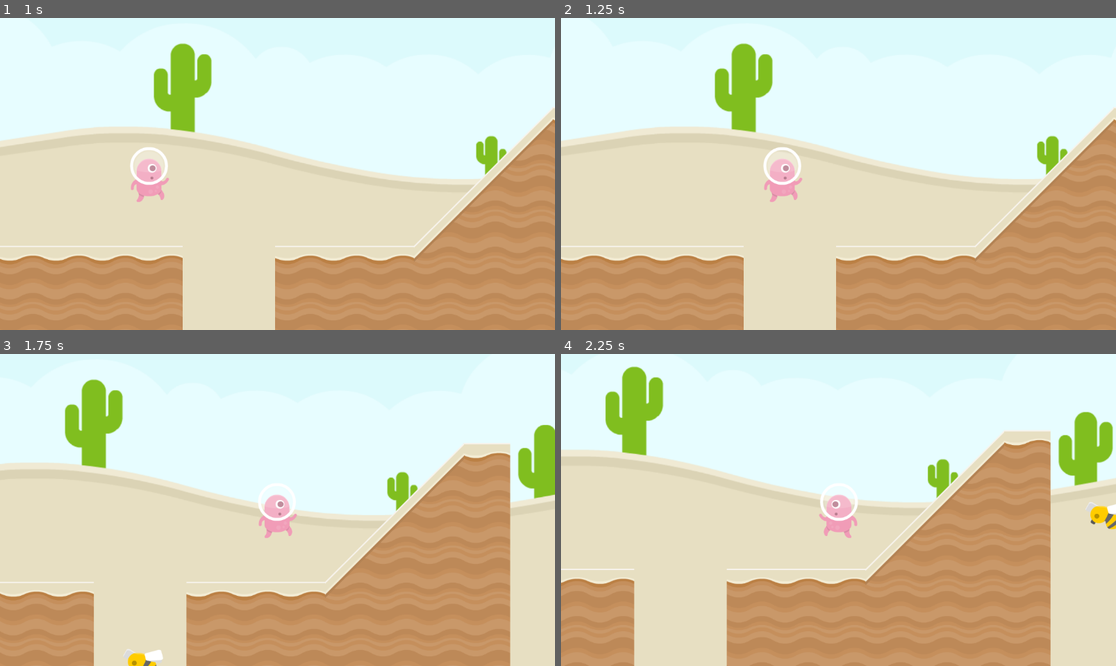
Above: before the commit, frames 1-4 (two rows, left to right).
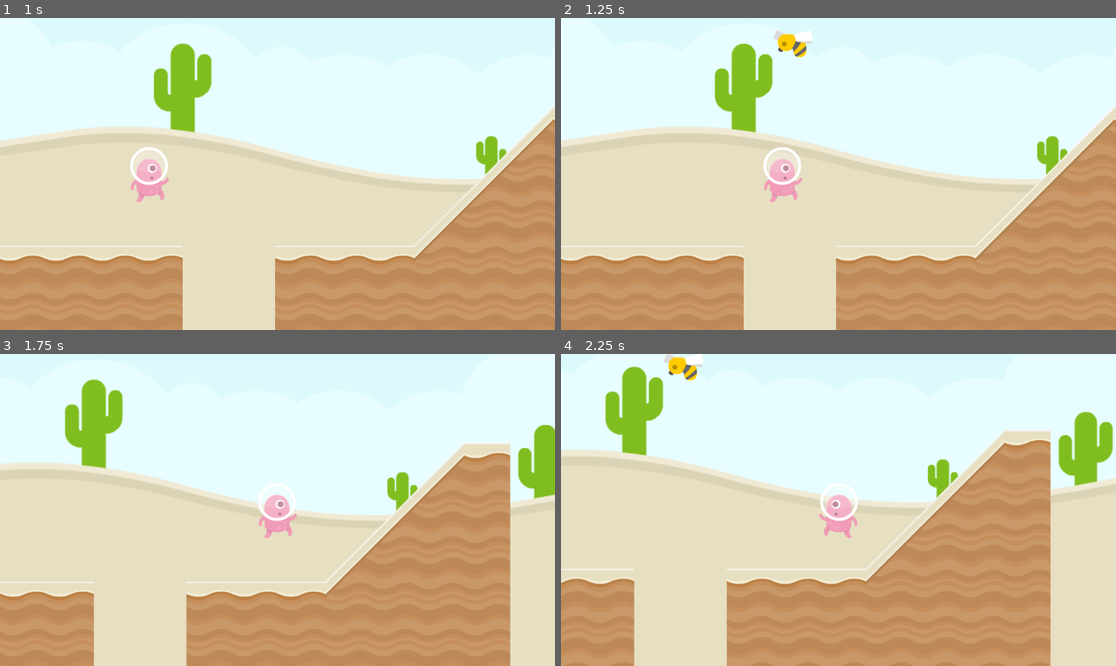
Above: after the commit, the same moments.

Repository: mmalkindi/gamedev-tutorial04
Game: Godot game, scene res://scenes/Level2.tscn
Same seed, same stepped clock (60 frames per second), same inputs: the game is played once before the commit and once after it. This scene is started directly instead of the project's main scene.
Inputs (mouse positions are in pixels of both pictures, inside the frame that each line leads up to):
- Up to frame 1 (1 s): move the mouse to (249, 236) at 0.52 s; press the mouse at (249, 236) at 0.53 s; hold Right (right) from 0.53 s (still down); tap Space (jump) at 0.77 s
- Up to frame 2 (1.25 s): keep holding Right (right)
- Up to frame 3 (1.75 s): keep holding Right (right); move the mouse to (444, 556) at 1.27 s; release the mouse at (444, 556) at 1.28 s; click (444, 556) at 1.35 s; tap Space (jump) at 1.52 s
- Up to frame 4 (2.25 s): move the mouse to (672, 463) at 2.02 s; release Right (right) at 2.03 s; press the mouse at (672, 463) at 2.03 s; hold A (left) from 2.03 s (still down)

Frame 1 is identical in both runs. In frame 2, 0.4% of the frame differs, in the area x 38-46%, y 4-13%; in frame 3, 0.3%; in frame 4, 0.7%, in the area x 18-100%, y 0-57%.

Commit message:
fix linter

Diff:
--- a/scenes/fish.gd
+++ b/scenes/fish.gd
@@ -1,10 +1,10 @@
 extends RigidBody2D
 
-@export var sceneName = "LoseScreen"
+@export var change_to_scene = "LoseScreen"
 
 
 func _on_body_entered(body: Node) -> void:
 	if body.get_name() == "Player":
-		get_tree().change_scene_to_file(str("res://scenes/" + sceneName + ".tscn"))
+		get_tree().change_scene_to_file(str("res://scenes/" + change_to_scene + ".tscn"))
 	else:
 		self.queue_free()
--- a/scenes/spawner.gd
+++ b/scenes/spawner.gd
@@ -1,10 +1,9 @@
 extends Node2D
 
 @export var obstacle: PackedScene
-@export var spawnRange: float = 0
-@export var minInterval: float = 1
-@export var maxInterval: float = 1
-var rng = RandomNumberGenerator.new()
+@export var spawn_range: float = 0
+@export var min_interval: float = 1
+@export var max_interval: float = 1
 
 
 func _ready():
@@ -16,12 +15,12 @@
 	get_parent().add_child.call_deferred(spawned)
 
 	var spawn_pos = global_position
-	spawn_pos.x = spawn_pos.x + randf_range(-spawnRange, spawnRange)
+	spawn_pos.x = spawn_pos.x + randf_range(-spawn_range, spawn_range)
 
 	spawned.global_position = spawn_pos
 
 
 func repeat():
 	spawn()
-	await get_tree().create_timer(rng.randf_range(minInterval, maxInterval)).timeout
+	await get_tree().create_timer(randf_range(min_interval, max_interval)).timeout
 	repeat()
